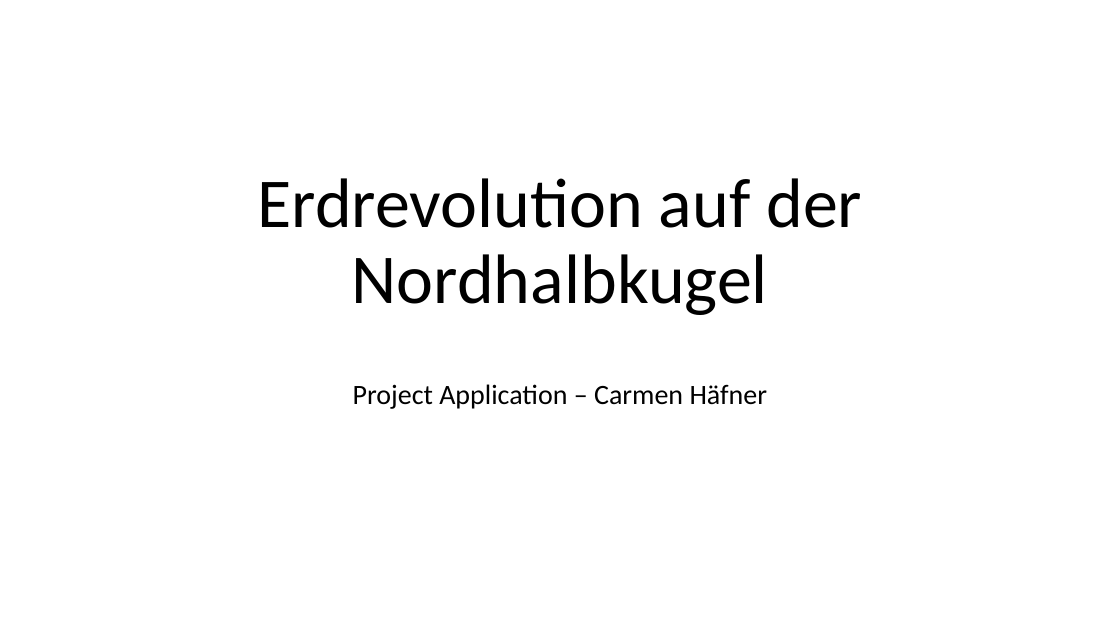
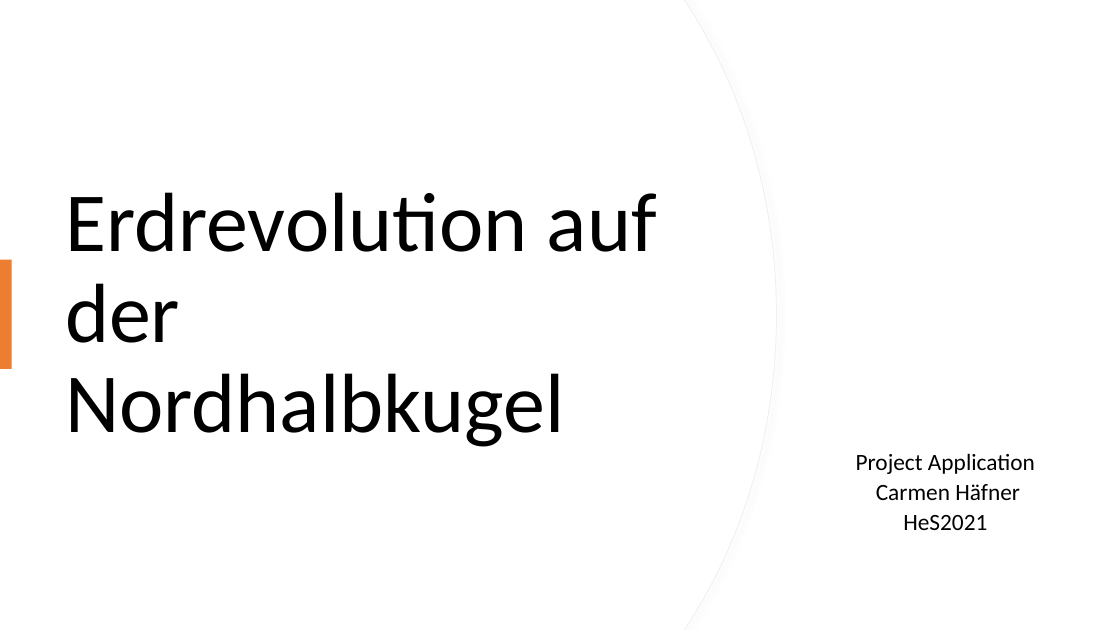
Before and after one commit to Carmen-MI/Erdrevolution_Carmen, a slide deck: slide 1 of Präsentation.pptx. Drawn at 1120x630 pixels with LibreOffice and Linux fonts; fonts in the diff are those of the drawing. Boxes give left, top, right and bottom in pixels: in the first picture for what was removed or moved away, otherwise in the second. Text is boxed around its words. In the diff, an @@ line names an element or a change of style, - is before the commit and + after.

```diff
--- a/Präsentation.pptx
+++ b/Präsentation.pptx
@@ freeform shape added at <box>0,0,776,630</box>, fill #FFFFFF, outline #EFEFEF 0.75 pt @@
@@ freeform shape added at <box>0,0,776,630</box>, fill #FFFFFF @@
@@ title "Erdrevolution auf der Nordhalbkugel": place and size @@
-title "Erdrevolution auf der Nordhalbkugel" at <box>257,178,862,315</box>
+title "Erdrevolution auf der Nordhalbkugel" at <box>65,192,657,447</box>
@@ title "Erdrevolution auf der Nordhalbkugel" at <box>65,192,657,447</box>: size 60 to 72 pt; alignment centre to left; vertical alignment bottom to middle @@
@@ subtitle "Project Application" at <box>856,453,1035,530</box>: vertical alignment top to middle @@
@@ rectangle added at <box>0,260,12,369</box>, fill #ED7D31 @@
@@ subtitle at <box>856,453,1035,530</box>: text changed; size 24 to 20 pt @@
-Project Application – Carmen Häfner
+Project Application
+Carmen Häfner
+HeS2021
```
Also in this commit, not shown: 9 other slides changed, 1 slide added, 1 other file.
